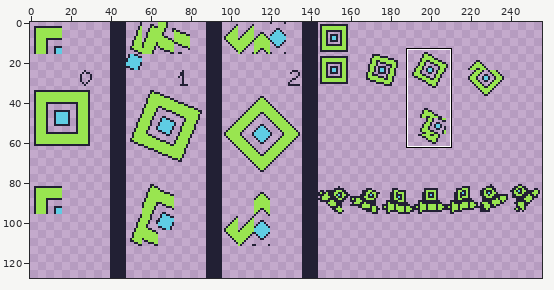
Pixel-art file: gfx/cube.ase. Above, an overview of the earlier version with the close-up marked.
Close-up. Before:
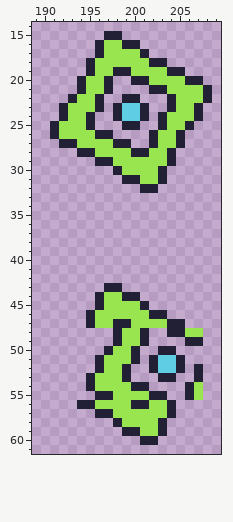
256x128 pixels, 1 frame. Shown: x 189..209, y 14..61. The commit also changed other parts of the picture, which this record leaves out.
After:
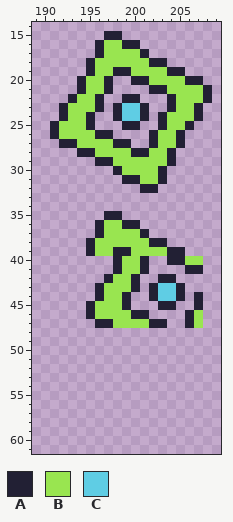
Palette (. is transparent): A #222034  B #99e550  C #5fcde4
Difference:
Colour A now appears in row 35 at x 197 to 198; in row 36 at x 196 and 199 to 200; in row 37 at x 196 and 201; in row 38 at x 195 and 202 to 203; in row 39 at x 195, 198 to 199 and 204 to 205; in row 40 at x 198, 201 and 204 to 205.
Colour A now appears in row 41 at x 198, 201 and 206 to 207; in row 42 at x 197, 200 and 203 to 204; in row 43 at x 196, 200, 202 and 205; in row 44 at x 202, 205 and 207; in row 45 at x 195, 203 to 204 and 207; in rows 46 to 47 at x 206.
The author changed colour B to colour A in row 45 at x 199; in row 46 at x 200 to 201; in row 47 at x 196 to 197 and 202 to 203.
Colour B now appears in row 36 at x 197 to 198; in row 37 at x 197 to 200; in row 38 at x 196 to 201; in row 39 at x 196 to 197 and 200 to 203; in row 40 at x 199 to 200 and 206 to 207; in row 41 at x 199 to 200.
Colour B now appears in row 42 at x 198 to 199; in row 43 at x 199; in rows 46 to 47 at x 207.
The author changed colour A to colour B in row 43 at x 197 to 198; in row 45 at x 196; in row 47 at x 198 to 199.
Colour C now appears in rows 43 to 44 at x 203 to 204.
The edit erases colour A in row 44 at x 200; in row 45 at x 201; in row 46 at x 202 to 203; in row 47 at x 195 and 204 to 205; in row 48 at x 198, 201 and 204 to 205; in row 49 at x 198, 201 and 206 to 207.
The edit erases colour A in row 50 at x 197, 200 and 203 to 204; in row 51 at x 196, 200, 202 and 205; in row 52 at x 196, 199, 202, 205 and 207; in row 53 at x 195, 199, 203 to 204 and 207; in row 54 at x 195, 200 to 201 and 206; in row 55 at x 196 to 197, 202 to 203 and 206.
The edit erases colour A in row 56 at x 194 to 195, 200 to 201 and 204; in row 57 at x 196 to 197 and 204; in row 58 at x 198 and 203; in row 59 at x 199 to 200 and 203; in row 60 at x 201 to 202.
The edit erases colour B in row 45 at x 200; in row 48 at x 199 to 200 and 206 to 207; in row 49 at x 199 to 200; in row 50 at x 198 to 199; in row 51 at x 197 to 199; in row 52 at x 197 to 198.
The edit erases colour B in row 53 at x 196 to 198; in row 54 at x 196 to 199 and 207; in row 55 at x 198 to 201 and 207; in row 56 at x 196 to 199 and 202 to 203; in row 57 at x 198 to 203; in row 58 at x 199 to 202.
The edit erases colour B in row 59 at x 201 to 202.
The edit erases colour C in rows 51 to 52 at x 203 to 204.
Where, in picture pixels (left, top, right, bottom), the same in both close-ups:
changed: (77, 211, 203, 445)
